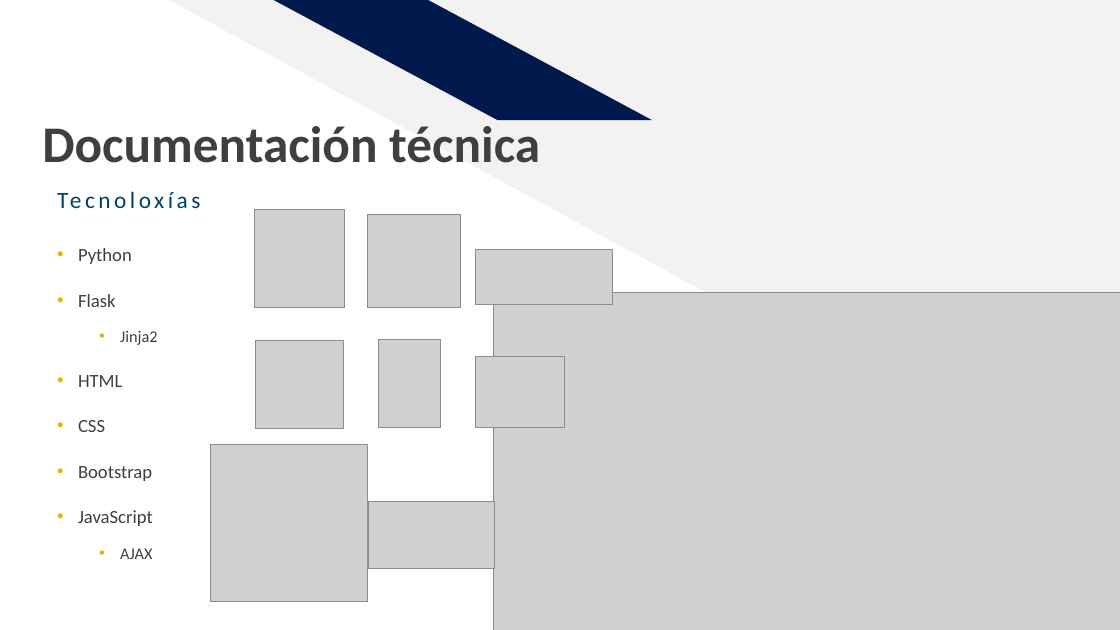
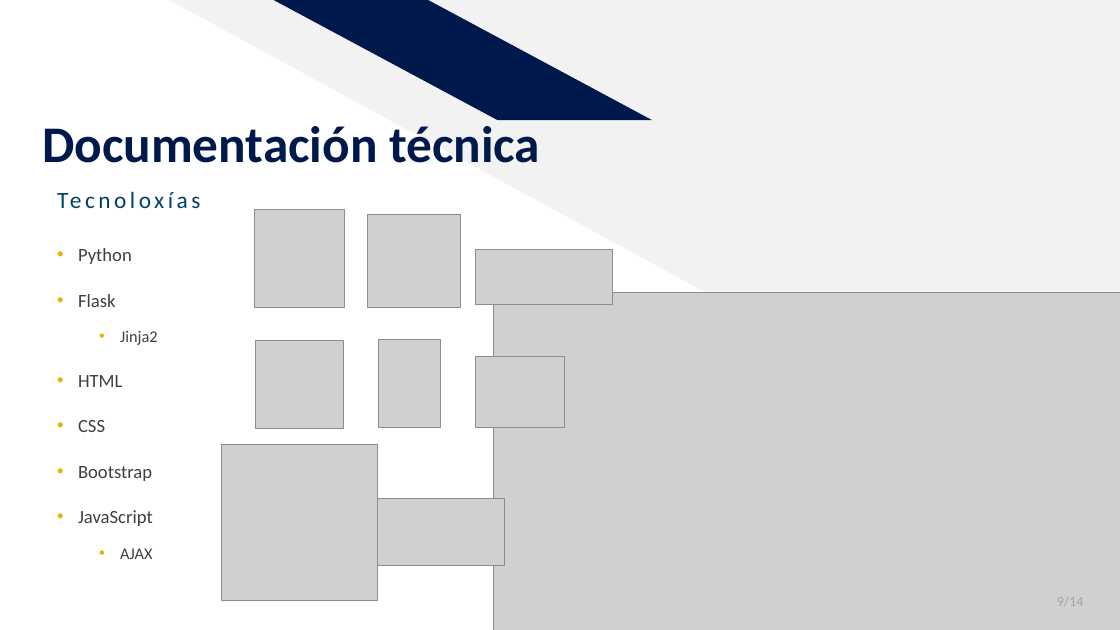
Before and after one commit to dbb-01/CanastraApp, a slide deck: slide 9 of Proxecto.pptx. Drawn at 1120x630 pixels with LibreOffice and Linux fonts; fonts in the diff are those of the drawing; grey boxes stand for pictures. Boxes give left, top, right and bottom in pixels: in the first picture for what was removed or moved away, otherwise in the second. Text is boxed around its words. In the diff, an @@ line names an element or a change of style, - is before the commit and + after.

```diff
--- a/Proxecto.pptx
+++ b/Proxecto.pptx
@@ title "Documentación técnica" at <box>42,126,540,163</box>: text colour #3F3F3F to #00194C @@
@@ picture: place and size @@
-picture at <box>211,445,368,602</box>
+picture at <box>221,444,378,602</box>
@@ picture: place and size @@
-picture at <box>368,502,495,568</box>
+picture at <box>378,498,505,565</box>
@@ page number added at <box>1057,597,1084,606</box>, 12 pt, text #A5A5A5 @@
+9/14
```
Also in this commit, not shown: 11 other slides changed, 2 slides added, 1 slide removed.
